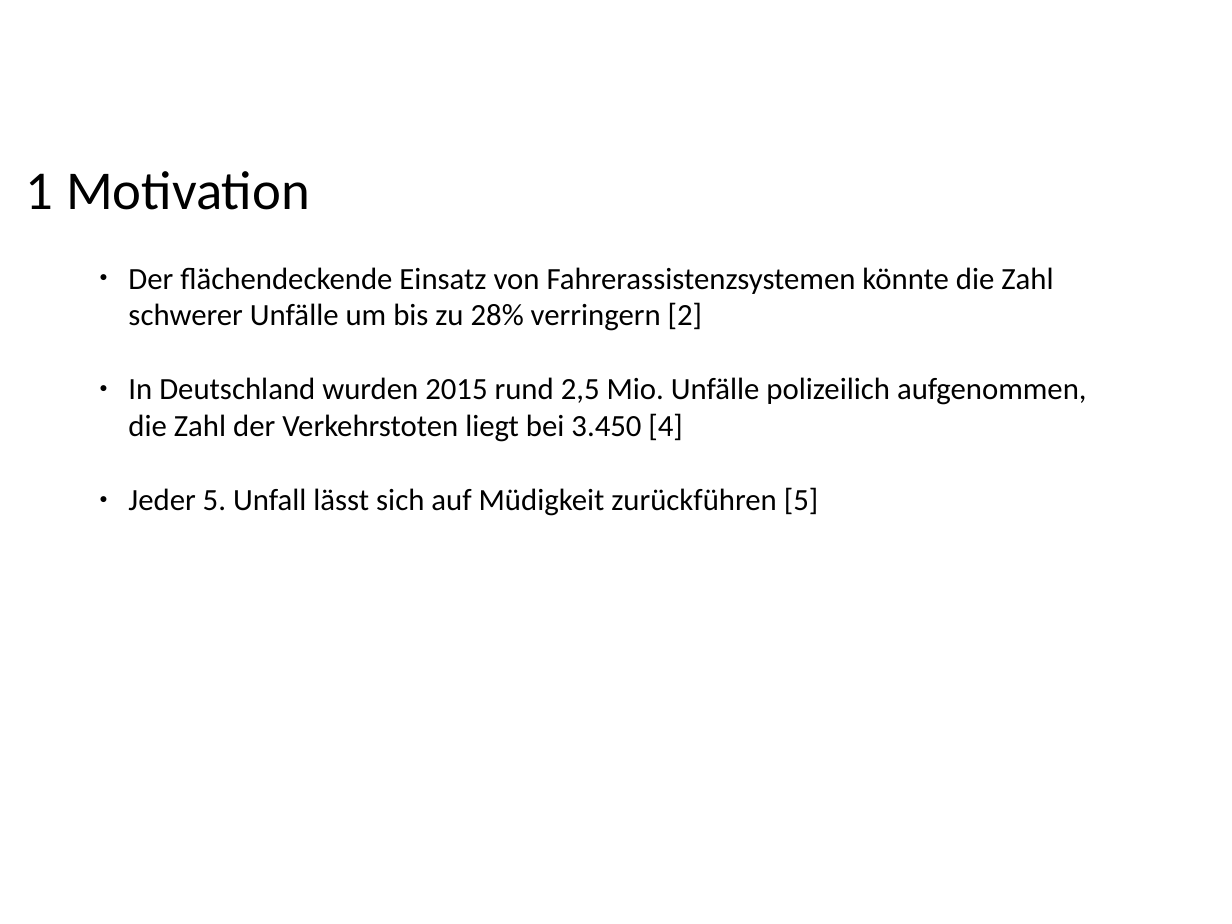
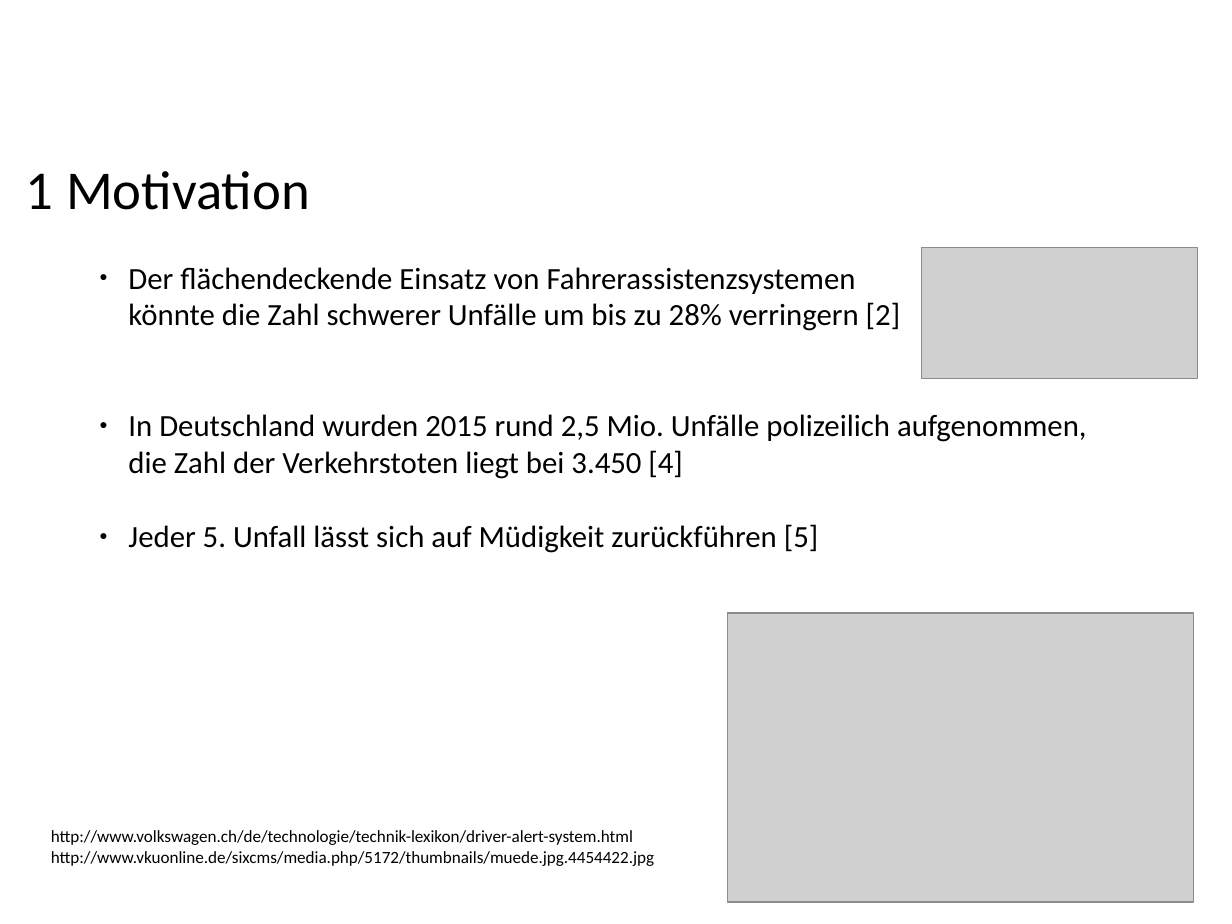
Before and after one commit to ppasler/current-adas, a slide deck: slide 2 of project/presentation/Praesentation_PoSDBoS_Pasler.odp (slide 3 before the commit). Drawn at 1232x924 pixels with LibreOffice and Linux fonts; fonts in the diff are those of the drawing; grey boxes stand for pictures; background and template pictures are left out. Boxes give left, top, right and bottom in pixels: in the first picture for what was removed or moved away, otherwise in the second. Text is boxed around its words. In the diff, an @@ line names an element or a change of style, - is before the commit and + after.

```diff
--- a/project/presentation/Praesentation_PoSDBoS_Pasler.odp
+++ b/project/presentation/Praesentation_PoSDBoS_Pasler.odp
@@ text "Der flächendeckende Einsatz von Fahrerassistenzsystemen ..." rewrapped from (128,267,1087,516) to (128,267,1087,553) @@
@@ picture added at (922,248,1198,378) @@
@@ picture added at (728,614,1194,903) @@
@@ text added at (51,830,654,866), 10 pt, text #000000 @@
+http://www.volkswagen.ch/de/technologie/technik-lexikon/driver-alert-system.html
+http://www.vkuonline.de/sixcms/media.php/5172/thumbnails/muede.jpg.4454422.jpg
```
Also in this commit, not shown: 9 other slides changed, 3 slides added, 2 slides removed, 1 other file.
